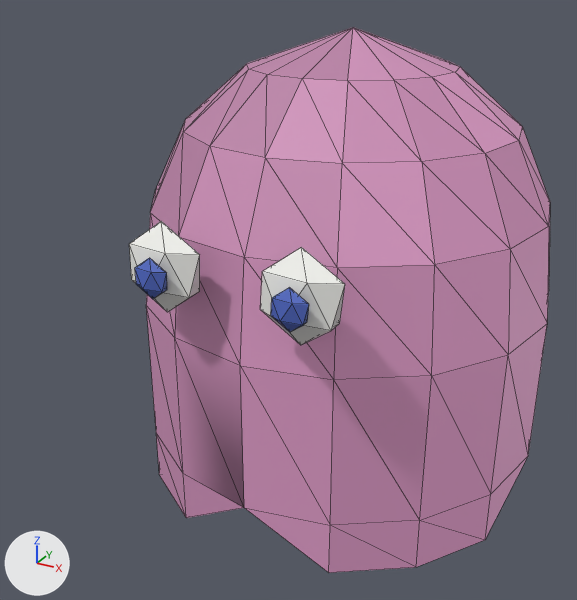
A saved change to the glTF model assets/entities/ghost_pink.glb.
Both versions are drawn from a 50 mm lens placed at (0.481, -1.059, 0.459), pointed at (-0.041, -0.11, -0.016). The lights are fixed; the arrows at lower left show +X, +Y and +Z. The picture after the commit comes second. Mesh edges are drawn as thin lines. Vertices at exactly the same position are counted once.

Script lines for the objects in view, before the commit:
```python
ob_ghost_pink = bpy.data.objects.new('ghost_pink', me_ghost_pink)
ob_ghost_pink.location = (0.0, 0.0, 0.0)
ob_ghost_pink_left_eye = bpy.data.objects.new('ghost_pink_left_eye', me_icosphere)
ob_ghost_pink_left_eye.location = (-0.095, -0.328, 0.1)
ob_ghost_pink_left_pupil = bpy.data.objects.new('ghost_pink_left_pupil', me_icosphere_002)
ob_ghost_pink_left_pupil.location = (-0.095, -0.355, 0.095)
ob_ghost_pink_right_eye = bpy.data.objects.new('ghost_pink_right_eye', me_icosphere_001)
ob_ghost_pink_right_eye.location = (0.095, -0.328, 0.1)
ob_ghost_pink_right_pupil = bpy.data.objects.new('ghost_pink_right_pupil', me_icosphere_003)
ob_ghost_pink_right_pupil.location = (0.095, -0.355, 0.095)
```
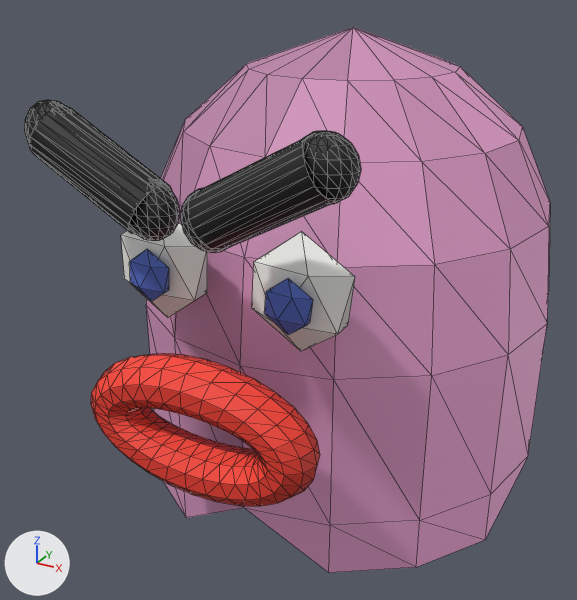
Patch to the scene script:
```diff
--- a/assets/entities/ghost_pink.glb.py
+++ b/assets/entities/ghost_pink.glb.py
@@ me_icosphere @@
-me_icosphere.from_pydata(...)  # 12 vertices, 20 faces; spans x -0.0537..0.0537, y -0.0179..0.0179, z -0.06..0.06
+me_icosphere.from_pydata(...)  # 12 vertices, 20 faces; spans x -0.0653..0.0653, y -0.0224..0.0224, z -0.073..0.073
+# me_icosphere part 1: 12 of 12 vertices moved; they spanned x -0.0537..0.0537, y -0.0179..0.0179, z -0.06..0.06 and now span x -0.0653..0.0653, y -0.0224..0.0224, z -0.073..0.073; mean shift (0.0, 0.0, 0.0)
 me_icosphere.materials.append(mat_ghost_pink_left_eye_0)
@@ me_icosphere_001 @@
-me_icosphere_001.from_pydata(...)  # 12 vertices, 20 faces; spans x -0.0537..0.0537, y -0.0179..0.0179, z -0.06..0.06
+me_icosphere_001.from_pydata(...)  # 12 vertices, 20 faces; spans x -0.0653..0.0653, y -0.0224..0.0224, z -0.073..0.073
+# me_icosphere_001 part 2: 12 of 12 vertices moved; they spanned x -0.0537..0.0537, y -0.0179..0.0179, z -0.06..0.06 and now span x -0.0653..0.0653, y -0.0224..0.0224, z -0.073..0.073; mean shift (0.0, 0.0, 0.0)
 me_icosphere_001.materials.append(mat_ghost_pink_right_eye_0)
@@ me_icosphere_002 @@
-me_icosphere_002.from_pydata(...)  # 12 vertices, 20 faces; spans x -0.0241..0.0241, y -0.008..0.008, z -0.027..0.027
+me_icosphere_002.from_pydata(...)  # 12 vertices, 20 faces; spans x -0.0304..0.0304, y -0.0081..0.0081, z -0.034..0.034
+# me_icosphere_002 part 3: the whole mesh is scaled about its middle by (1.26, 1.01, 1.26)
 me_icosphere_002.materials.append(mat_ghost_pink_left_pupil_0)
@@ me_icosphere_003 @@
-me_icosphere_003.from_pydata(...)  # 12 vertices, 20 faces; spans x -0.0241..0.0241, y -0.008..0.008, z -0.027..0.027
+me_icosphere_003.from_pydata(...)  # 12 vertices, 20 faces; spans x -0.0304..0.0304, y -0.0081..0.0081, z -0.034..0.034
+# me_icosphere_003 part 4: the whole mesh is scaled about its middle by (1.26, 1.01, 1.26)
 me_icosphere_003.materials.append(mat_ghost_pink_right_pupil_0)
@@ ob_ghost_pink_left_eye @@
 ob_ghost_pink_left_eye = bpy.data.objects.new('ghost_pink_left_eye', me_icosphere)
-ob_ghost_pink_left_eye.location = (-0.095, -0.328, 0.1)
+ob_ghost_pink_left_eye.location = (-0.095, -0.328, 0.105)
@@ ob_ghost_pink_right_eye @@
 ob_ghost_pink_right_eye = bpy.data.objects.new('ghost_pink_right_eye', me_icosphere_001)
-ob_ghost_pink_right_eye.location = (0.095, -0.328, 0.1)
+ob_ghost_pink_right_eye.location = (0.095, -0.328, 0.105)
@@ ob_ghost_pink_left_pupil @@
 ob_ghost_pink_left_pupil = bpy.data.objects.new('ghost_pink_left_pupil', me_icosphere_002)
-ob_ghost_pink_left_pupil.location = (-0.095, -0.355, 0.095)
+ob_ghost_pink_left_pupil.location = (-0.095, -0.358, 0.1)
@@ ob_ghost_pink_right_pupil @@
 ob_ghost_pink_right_pupil = bpy.data.objects.new('ghost_pink_right_pupil', me_icosphere_003)
-ob_ghost_pink_right_pupil.location = (0.095, -0.355, 0.095)
+ob_ghost_pink_right_pupil.location = (0.095, -0.358, 0.1)
@@ ob_ghost_pink_right_brow_tone_2_round_cap_1 @@
+ob_ghost_pink_right_brow_tone_2_round_cap_1 = bpy.data.objects.new('ghost_pink_right_brow_tone_2_round_cap_1', me_sphere_003)  # a UV sphere (16 segments, 8 rings, poles along z) spanning x -0.0337..0.0337, y -0.0243..0.0243, z -0.0337..0.0337; in mat_ghost_pink_right_brow_tone_2_round_cap_1_mat (black #101012)
+ob_ghost_pink_right_brow_tone_2_round_cap_1.location = (0.166, -0.417, 0.277)
@@ ob_ghost_pink_right_brow_tone_2_round_cap_0 @@
+ob_ghost_pink_right_brow_tone_2_round_cap_0 = bpy.data.objects.new('ghost_pink_right_brow_tone_2_round_cap_0', me_sphere_002)  # a UV sphere (16 segments, 8 rings, poles along z) spanning x -0.0337..0.0337, y -0.0243..0.0243, z -0.0337..0.0337; in mat_ghost_pink_right_brow_tone_2_round_cap_0_mat (black #101012)
+ob_ghost_pink_right_brow_tone_2_round_cap_0.location = (0.038, -0.417, 0.207)
@@ ob_ghost_pink_right_brow_tone_2 @@
+ob_ghost_pink_right_brow_tone_2 = bpy.data.objects.new('ghost_pink_right_brow_tone_2', me_ghost_pink_right_brow_tone_2)  # 40 vertices, 40 faces; spans x 0.022..0.182, y -0.449..-0.385, z 0.179..0.305; in mat_ghost_pink_right_brow_tone_2_mat (black #101012)
+ob_ghost_pink_right_brow_tone_2.location = (0.0, 0.0, 0.0)
@@ ob_ghost_pink_left_brow_tone_2_round_cap_1 @@
+ob_ghost_pink_left_brow_tone_2_round_cap_1 = bpy.data.objects.new('ghost_pink_left_brow_tone_2_round_cap_1', me_sphere_001)  # a UV sphere (16 segments, 8 rings, poles along z) spanning x -0.0337..0.0337, y -0.0243..0.0243, z -0.0337..0.0337; in mat_ghost_pink_left_brow_tone_2_round_cap_1_mat (black #101012)
+ob_ghost_pink_left_brow_tone_2_round_cap_1.location = (-0.166, -0.417, 0.277)
@@ ob_ghost_pink_left_brow_tone_2_round_cap_0 @@
+ob_ghost_pink_left_brow_tone_2_round_cap_0 = bpy.data.objects.new('ghost_pink_left_brow_tone_2_round_cap_0', me_sphere)  # a UV sphere (16 segments, 8 rings, poles along z) spanning x -0.0337..0.0337, y -0.0243..0.0243, z -0.0337..0.0337; in mat_ghost_pink_left_brow_tone_2_round_cap_0_mat (black #101012)
+ob_ghost_pink_left_brow_tone_2_round_cap_0.location = (-0.038, -0.417, 0.207)
@@ ob_ghost_pink_left_brow_tone_2 @@
+ob_ghost_pink_left_brow_tone_2 = bpy.data.objects.new('ghost_pink_left_brow_tone_2', me_ghost_pink_left_brow_tone_2)  # 40 vertices, 40 faces; spans x -0.182..-0.022, y -0.449..-0.385, z 0.179..0.305; in mat_ghost_pink_left_brow_tone_2_mat (black #101012)
+ob_ghost_pink_left_brow_tone_2.location = (0.0, 0.0, 0.0)
@@ ob_ghost_pink_puffy_sausage_lip @@
+ob_ghost_pink_puffy_sausage_lip = bpy.data.objects.new('ghost_pink_puffy_sausage_lip', me_ghost_pink_puffy_sausage_lip_mesh)  # 280 vertices, 560 faces; spans x -0.156..0.156, y -0.435..-0.371, z -0.149..0.029; in mat_ghost_pink_puffy_sausage_lip_0 (red #b32c21), mat_ghost_pink_puffy_sausage_lip_1 (red #c83226), mat_ghost_pink_puffy_sausage_lip_2 (red #da382a), mat_ghost_pink_puffy_sausage_lip_3 (red #eb3d2e), mat_ghost_pink_puffy_sausage_lip_4 (red #fa4132), mat_ghost_pink_puffy_sausage_lip_5 (red #ff4535)
+ob_ghost_pink_puffy_sausage_lip.location = (0.0, 0.0, 0.0)
```

Boxes (x1, y1, x2, y2) around the edits, measured in the pictures (577 x 600 px):
'ghost_pink_puffy_sausage_lip', added (red)
    after: (91, 353, 320, 506)
'ghost_pink_right_brow_tone_2', added (black)
    after: (187, 138, 335, 251)
'ghost_pink_left_brow_tone_2', added
    after: (29, 105, 172, 234)
'ghost_pink_right_eye', reshaped, moved (21% wider, 22% taller)
    before: (260, 247, 345, 345)
    after: (252, 231, 355, 351)
'ghost_pink_left_eye', reshaped, moved
    before: (129, 221, 200, 312)
    after: (121, 223, 207, 318)
'ghost_pink_right_brow_tone_2_round_cap_1', added
    after: (301, 130, 361, 204)
'ghost_pink_left_brow_tone_2_round_cap_0', added
    after: (129, 180, 180, 241)
'ghost_pink_right_pupil', moved, rescaled (28% wider, 26% taller)
    before: (271, 287, 309, 332)
    after: (264, 278, 313, 335)
'ghost_pink_left_pupil', moved, rescaled (24% wider, 26% taller)
    before: (135, 258, 167, 299)
    after: (129, 249, 169, 301)
'ghost_pink_left_brow_tone_2_round_cap_1', added
    after: (25, 99, 69, 144)
'ghost_pink_right_brow_tone_2_round_cap_0', added
    after: (180, 188, 229, 253)
